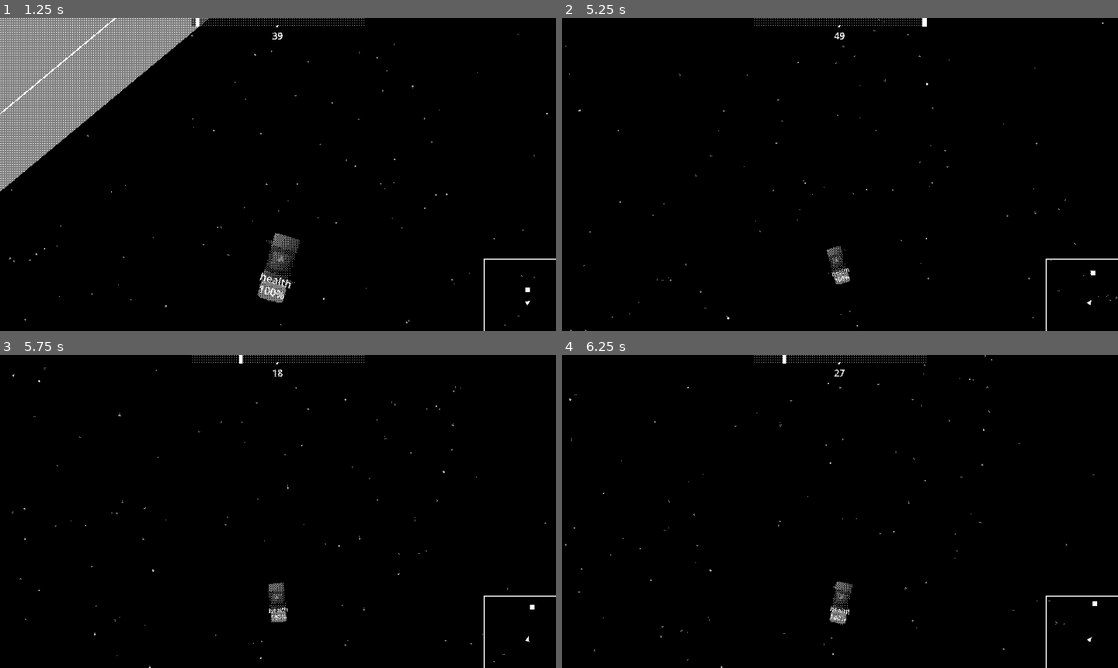
Above: before the commit, frames 1-4 (two rows, left to right).
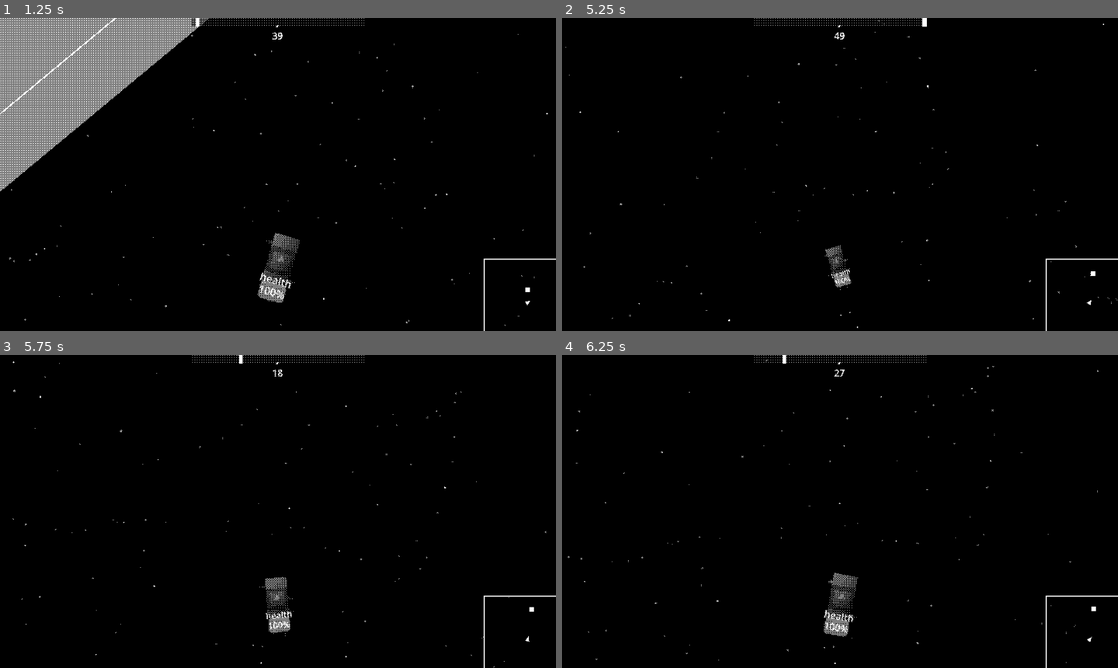
Above: after the commit, the same moments.

Repository: liamfmoran/1-bit-jam
Game: Godot game, scene res://scenes/main.tscn
Same seed, same stepped clock (60 frames per second), same inputs: the game is played once before the commit and once after it. The engine's default icon, where the game draws it, is replaced by a stand-in: a white triangle on a blue panel in a dark square.
Inputs:
- Up to frame 1 (1.25 s): tap Enter (ui_accept) at 0.5, 0.77 s; hold D (turn_right) from 0.53 s (still down)
- Up to frame 2 (5.25 s): release D (turn_right) at 1.28 s; hold Space (brake, bound only after the commit) 1.28-2.03 s; tap Enter (ui_accept) at 1.52, 3.02, 3.77, 4.52 s; hold D (turn_right) 2.03-2.78 s; hold W (thrust_forward) 2.78-3.53 s; hold A (turn_left) 3.53-5.03 s; hold Space (brake, bound only after the commit) from 5.03 s (still down)
- Up to frame 3 (5.75 s): keep holding Space (brake, bound only after the commit)
- Up to frame 4 (6.25 s): release Space (brake, bound only after the commit) at 5.78 s; hold D (turn_right) from 5.78 s (still down); tap Enter (ui_accept) at 6.02 s

Frame 1 is identical in both runs. In frame 2, 0.3% of the frame differs, in the area x 0-100%, y 0-100%; in frame 3, 0.6%; in frame 4, 0.7%, in the area x 0-97%, y 0-100%.

Commit message:
dock fixed, updated inputs

Diff:
--- a/data/world_map.json
+++ b/data/world_map.json
@@ -13,7 +13,7 @@
 		{
 			"id": "dock_beta",
 			"display_name": "Beta Station",
-			"position": [0, -5000],
+			"position": [0, -10000],
 			"radius": 350,
 			"falloff": 250,
 			"spawners": [
--- a/project.godot
+++ b/project.godot
@@ -56,12 +56,12 @@
 }
 brake={
 "deadzone": 0.2,
-"events": [Object(InputEventKey,"resource_local_to_scene":fa …(140 unchanged characters)… d":false,"keycode":0,"physical_keycode":69,"key_label":0,"unicode":101,"location":0,"echo":false,"script":null)
+"events": [Object(InputEventKey,"resource_local_to_scene":fa …(140 unchanged characters)… d":false,"keycode":0,"physical_keycode":32,"key_label":0,"unicode":32,"location":0,"echo":false,"script":null)
 ]
 }
 shoot={
 "deadzone": 0.2,
-"events": [Object(InputEventKey,"resource_local_to_scene":false,"resource_name":"","device":-1,"window_id":0,"alt_pressed":false,"shift_pressed":false,"ctrl_pressed":false,"meta_pressed":false,"pressed":false,"keycode":0,"physical_keycode":32,"key_label":0,"unicode":32,"location":0,"echo":false,"script":null)
+"events": [Object(InputEventMouseButton,"resource_local_to_scene":false,"resource_name":"","device":-1,"window_id":0,"alt_pressed":false,"shift_pressed":false,"ctrl_pressed":false,"meta_pressed":false,"button_mask":1,"position":Vector2(309, 20),"global_position":Vector2(323, 93),"factor":1.0,"button_index":1,"canceled":false,"pressed":true,"double_click":false,"script":null)
 ]
 }
 
--- a/scenes/main.tscn
+++ b/scenes/main.tscn
@@ -16,6 +16,7 @@
 shader_parameter/ship_position = Vector2(0, 0)
 shader_parameter/ship_velocity = Vector2(0, 0)
 shader_parameter/camera_rotation = 0.0
+shader_parameter/player_screen_uv = Vector2(0.5, 0.5)
 
 [node name="Main" type="Node2D" unique_id=1111864905]
 script = ExtResource("1_a3k7m")
--- a/scenes/ship/ship.gd
+++ b/scenes/ship/ship.gd
@@ -12,6 +12,7 @@
 @export var lateral_rcs_max: float = 100000.0
 @export var steering_ratio: float = 0.35
 
+
 const FLAME_MAIN_W := 8.0
 const FLAME_MAIN_L := 36.0
 const FLAME_AUX_W  := 5.0
@@ -45,6 +46,9 @@
 var _hull_mat: ShaderMaterial
 var _thrusters: ThrusterVisuals
 var _docked: bool
+var _docked_mode_cooldown = 0
+
+var upgrades: Array[ItemData]
 
 
 func _ready() -> void:
@@ -63,6 +67,9 @@
 func _process(delta: float) -> void:
 	_hull_mat.set_shader_parameter("ship_rotation", rotation)
 	_thrusters.tick(delta)
+
+	if _docked == true:
+		_docked_mode_cooldown+=delta
 
 
 func _setup_thruster_visuals() -> void:
@@ -93,8 +100,13 @@
 
 	if GameState._is_ship_docked and not braking and linear_velocity.length_squared()>0.1:
 		braking = true
+		for i in [thrusting_forward,thrusting_reverse,turn_input]:
+			i = false
 	elif GameState._is_ship_docked and Input.is_action_pressed('thrust_forward'):
 		GameState.undock()
+
+
+	print(_docked_mode_cooldown)
 
 
 	if braking:
--- a/scenes/world/dock.gd
+++ b/scenes/world/dock.gd
@@ -40,19 +40,22 @@
 		_camera = get_viewport().get_camera_2d() as CameraManager
 	_camera.start_docking(APPROACH_DURATION, detection_zone)
 
-	body.set_deferred("freeze", true)
+	body.freeze = true
 	var tween_pos : Tween = create_tween().set_ease(Tween.EASE_OUT).set_trans(Tween.TRANS_LINEAR)
 	tween_pos.tween_property(body, "global_position", detection_zone.global_position, APPROACH_DURATION)
 	var tween_rot : Tween = create_tween().set_ease(Tween.EASE_IN_OUT).set_trans(Tween.TRANS_LINEAR)
-	tween_rot.tween_property(body, "global_rotation", detection_zone.global_rotation, APPROACH_DURATION)
+	tween_rot.tween_property(body, "global_rotation", detection_zone.global_rotation,APPROACH_DURATION)
 	tween_pos.finished.connect(func():
-		body.set_deferred("freeze", false)
-		if _station:
-			GameState.complete_delivery(_station.id)
+		body.freeze=false
 		GameState.dock()
-		_show_menus()
-		_animate_panels(true)
+		body.linear_velocity = Vector2.ZERO
+		body.angular_velocity = 0
 	)
+	if _station:
+		GameState.complete_delivery(_station.id)
+	_show_menus()
+	_animate_panels(true)
+
 
 
 
--- a/scenes/world/dock.tscn
+++ b/scenes/world/dock.tscn
@@ -52,7 +52,6 @@
 offset_right = 120.0
 offset_bottom = -160.0
 pivot_offset = Vector2(240, 0)
-color = Color(1, 1, 1, 0.4745098)
 
 [node name="StationLabel" type="Label" parent="Panels/TopPanel" unique_id=599261730]
 unique_name_in_owner = true
